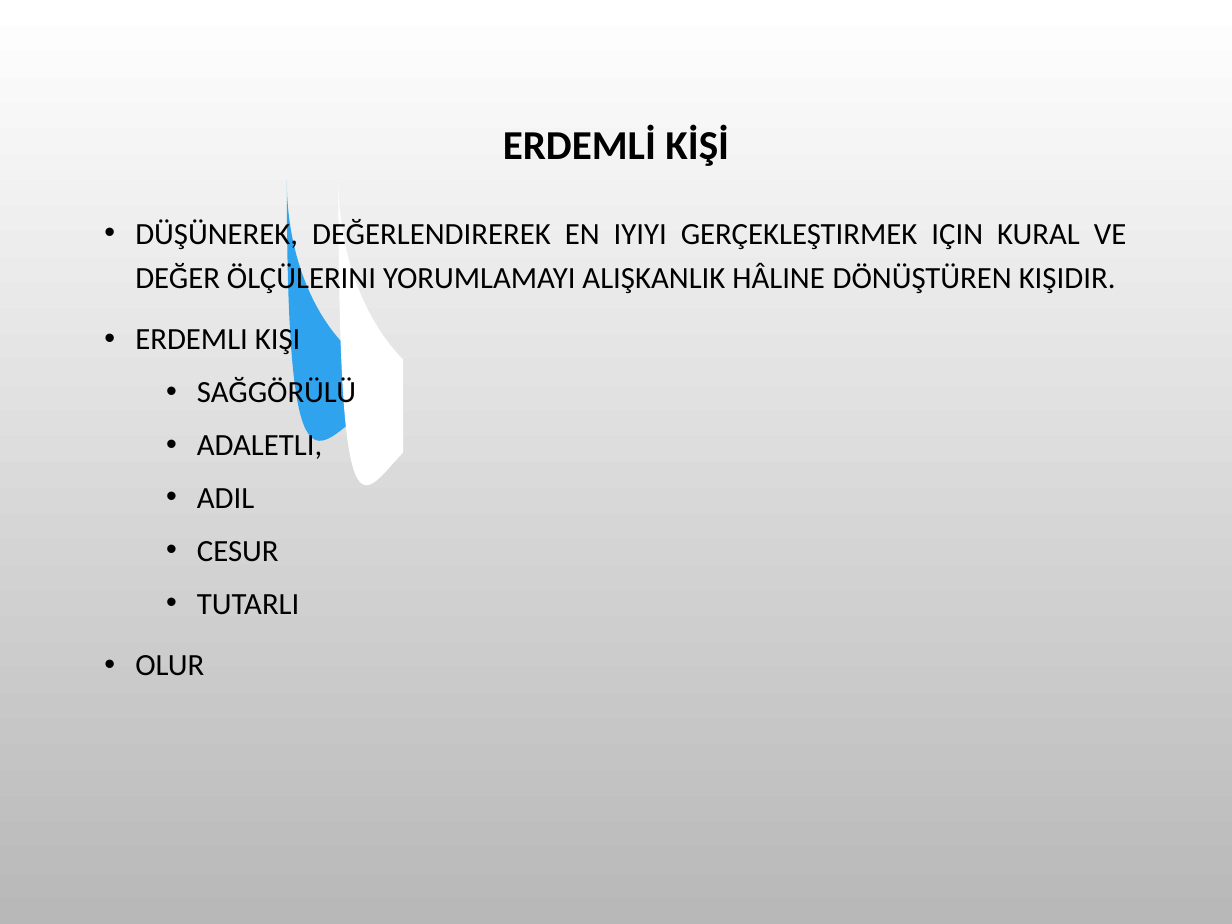
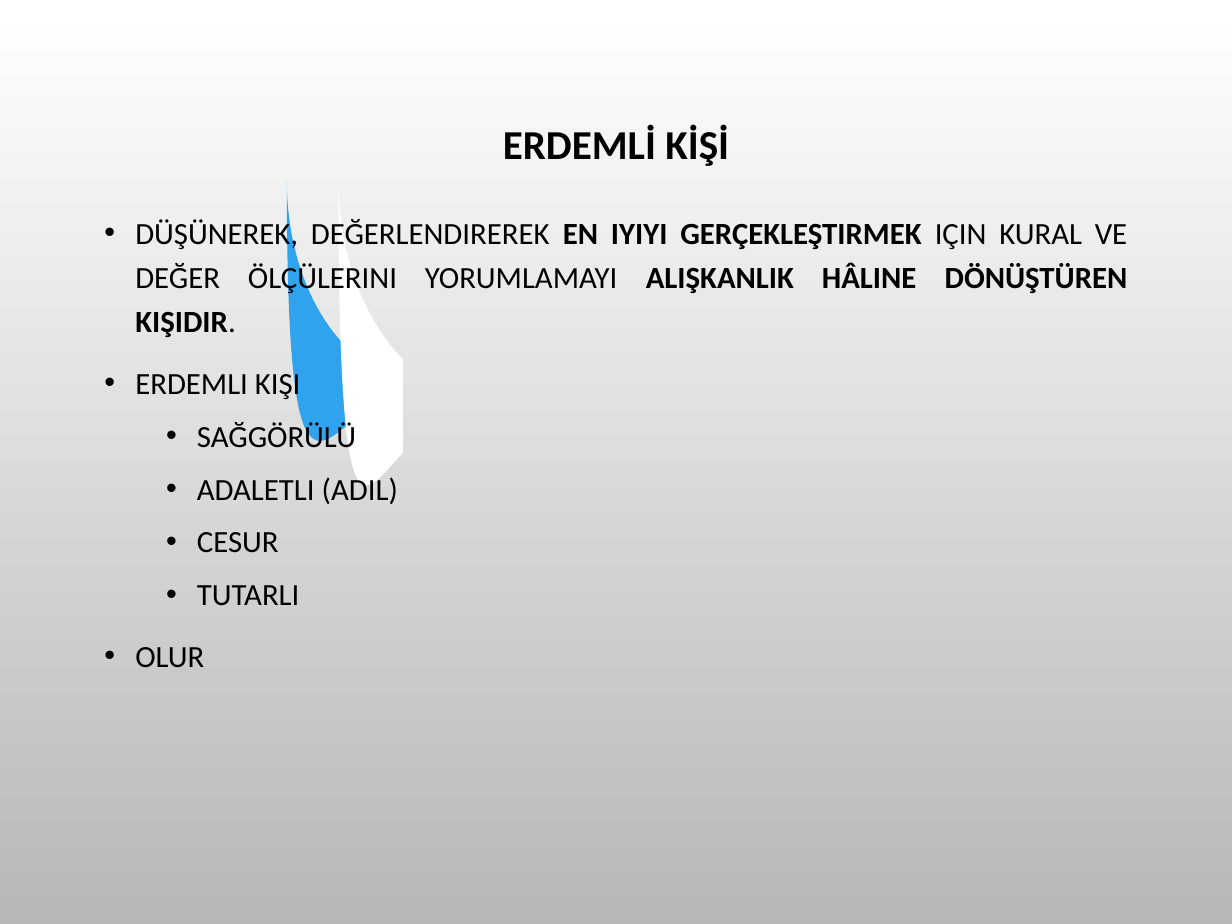
Before and after one commit to SevdanurGENC/20-21-Lecture-Notes, a slide deck: slide 7 of MeslekEtigi/1. Bolum - Meslek Etigi - Giris.ppt. Drawn at 1232x924 pixels with LibreOffice and Linux fonts; fonts in the diff are those of the drawing; background and template pictures are left out. Boxes give left, top, right and bottom in pixels: in the first picture for what was removed or moved away, otherwise in the second. Text is boxed around its words. In the diff, an @@ line names an element or a change of style, - is before the commit and + after.

```diff
--- a/MeslekEtigi/1. Bolum - Meslek Etigi - Giris.ppt
+++ b/MeslekEtigi/1. Bolum - Meslek Etigi - Giris.ppt
@@ text at box(135, 218, 1128, 337): bold on in "EN IYIYI GERÇEKLEŞTIRMEK ALIŞKANLIK HÂLINE DÖNÜŞTÜREN KIŞIDI ..." @@
@@ text at box(197, 477, 398, 504): text changed @@
-  • ADALETLI,
-  • ADIL
+  • ADALETLI (ADIL)
```
Also in this commit, not shown: 8 other slides changed, 20 other files.
